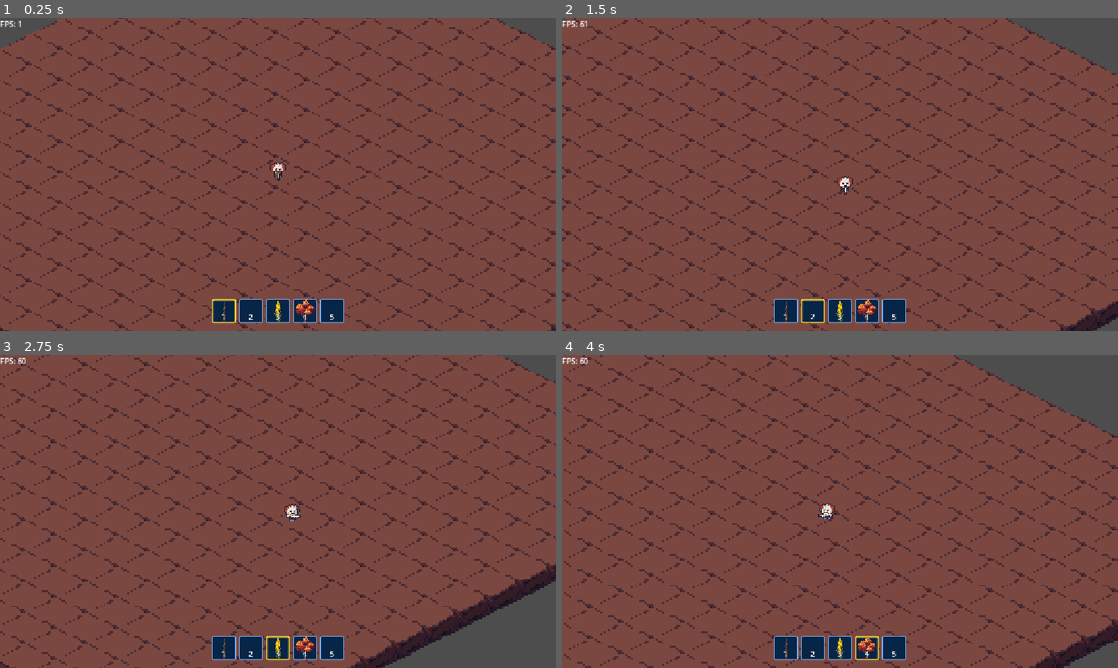
Above: before the commit, frames 1-4 (two rows, left to right).
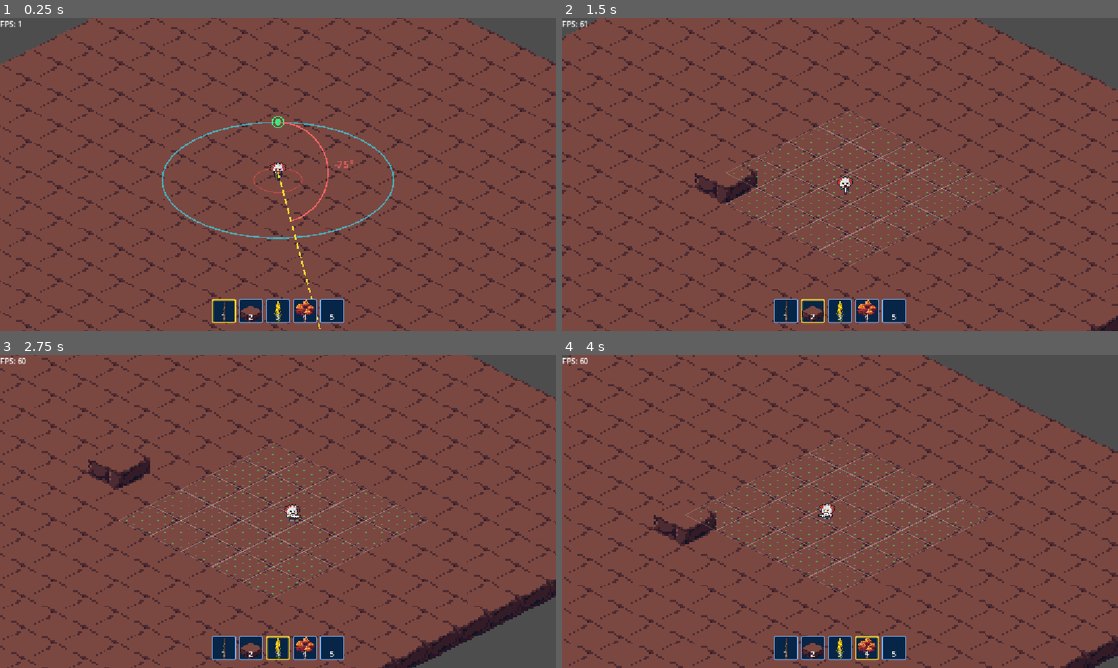
Above: after the commit, the same moments.

Repository: Luo-Mio/ColdWave2047
Game: Godot game, scene res://scene/main_scene.tscn
Same seed, same stepped clock (60 frames per second), same inputs: the game is played once before the commit and once after it.
Inputs (mouse positions are in pixels of both pictures, inside the frame that each line leads up to):
- Up to frame 1 (0.25 s): no input
- Up to frame 2 (1.5 s): tap Enter at 0.5 s; move the mouse to (962, 158) at 0.52 s; hold D (move_right) 0.53-1.28 s; tap 1 at 0.6 s; click (962, 158) at 0.67 s; move the mouse to (728, 190) at 1.27 s; hold S (move_down) from 1.28 s (still down); tap 2 at 1.35 s; click (728, 190) at 1.42 s
- Up to frame 3 (2.75 s): move the mouse to (333, 442) at 2.02 s; release S (move_down) at 2.03 s; hold D (move_right) from 2.03 s (still down); tap 3 at 2.1 s; click (333, 442) at 2.17 s
- Up to frame 4 (4 s): move the mouse to (812, 574) at 2.77 s; release D (move_right) at 2.78 s; hold W (move_up) 2.78-3.53 s; tap 4 at 2.85 s; click (812, 574) at 2.92 s; move the mouse to (1006, 558) at 3.52 s; hold A (move_left) from 3.53 s (still down); tap 5 at 3.6 s; click (1006, 558) at 3.67 s

The runs differ from the first frame. In frame 1, 18% of the frame differs, in the area x 0-100%, y 0-100%; in frame 2, 19%; in frame 3, 20%; in frame 4, 19%.
Error before the commit: Parse Error: Expected indented block after "if" block. (res://script/world/main_scene.gd:91)

Commit message:
优化俯仰角手感曲线

Diff:
--- a/script/components/aim_controller.gd
+++ b/script/components/aim_controller.gd
@@ -6,7 +6,8 @@
 @export var radius_deadzone: float = 25.0    # 内圈死区半径 (像素)
 @export var radius_horizontal: float = 120.0 # 基准水平射击半径 (θ = 0°)
 @export var radius_max: float = 260.0        # 最大仰角半径
-@export var max_pitch_deg: float = 75      # 最大俯仰角 (±45度)
+@export var max_pitch_deg: float = 75.0      # 最大俯仰角 (度数)
+@export var pitch_curve_power: float = 4.0   # 手感响应指数 (默认 y = x^4 深U形，越靠近基准环影响越小)
 
 # 当前计算状态
 var azimuth_rad: float = 0.0                 # 地面 360° 水平方位角 (0 ~ 2π)
@@ -36,17 +37,22 @@
 		azimuth_rad = atan2(2.0 * dy, dx)
 		_last_valid_azimuth = azimuth_rad
 
-		# 3. 计算 3D 俯仰角 (Pitch)
-		if r_iso <= radius_horizontal:
-			var t := (r_iso - radius_deadzone) / maxf(radius_horizontal - radius_deadzone, 1.0)
-			t = clampf(t, 0.0, 1.0)
-			var smooth_t := t * t * (3.0 - 2.0 * t)
-			pitch_rad = deg_to_rad(lerpf(-max_pitch_deg, 0.0, smooth_t))
+		# 3. 计算二维手感响应坐标 (x: 离基准环的相对偏移, y: 俯仰角输出)
+		# 基准环上 x = 0；环内测 x < 0；外侧 x > 0
+		if r_iso >= radius_horizontal:
+			# 外侧仰角区间 [R0, R_max] -> norm_x ∈ [0.0, 1.0]
+			var norm_x := (r_iso - radius_horizontal) / maxf(radius_max - radius_horizontal, 1.0)
+			norm_x = clampf(norm_x, 0.0, 1.0)
+			# y = x^4 深度 U 形曲线：靠近零点平缓如镜，边缘陡峭拉升
+			var curve_y := pow(norm_x, pitch_curve_power)
+			pitch_rad = deg_to_rad(curve_y * max_pitch_deg)
 		else:
-			var t := (r_iso - radius_horizontal) / maxf(radius_max - radius_horizontal, 1.0)
-			t = clampf(t, 0.0, 1.0)
-			var smooth_t := t * t * (3.0 - 2.0 * t)
-			pitch_rad = deg_to_rad(lerpf(0.0, max_pitch_deg, smooth_t))
+			# 内侧俯角区间 [R_dead, R0] -> norm_x ∈ [-1.0, 0.0]
+			var norm_x := (r_iso - radius_horizontal) / maxf(radius_horizontal - radius_deadzone, 1.0)
+			norm_x = clampf(norm_x, -1.0, 0.0)
+			# y = -|x|^4 深度 U 形曲线
+			var curve_y := pow(absf(norm_x), pitch_curve_power)
+			pitch_rad = deg_to_rad(-curve_y * max_pitch_deg)
 
 	# 4. 合成标准的 3D 空间单位朝向向量 (X: 东, Y: 南, Z: 上)
 	var cos_p := cos(pitch_rad)
@@ -60,13 +66,15 @@
 
 	aim_vector_3d = Vector3(grid_dir_2d.x * cos_p, grid_dir_2d.y * cos_p, sin_p).normalized()
 
-# 获取 2D 屏幕投影的射击方向向量
+# 获取 2D 屏幕投影的射击方向向量 (严格 2:1 等距地面与垂直 Z 轴合成)
 func get_screen_aim_direction() -> Vector2:
-	# 3D 空间 (x, y, z) 投影到 64x32 屏幕：
-	# screen_x = (x - y) * 32.0, screen_y = (x + y) * 16.0 - z * 16.0
-	var sx := (aim_vector_3d.x - aim_vector_3d.y) * 32.0
-	var sy := (aim_vector_3d.x + aim_vector_3d.y) * 16.0 - aim_vector_3d.z * 16.0
-	return Vector2(sx, sy).normalized()
+	var cos_p := cos(pitch_rad)
+	var sin_p := sin(pitch_rad)
+	var cos_a := cos(azimuth_rad)
+	var sin_a := sin(azimuth_rad)
+
+	var screen_v := Vector2(cos_p * cos_a, cos_p * sin_a * 0.5 - sin_p)
+	return screen_v.normalized()
 
 # 获取当前俯仰角度（度数，用于 UI 或调试显示）
 func get_pitch_degrees() -> float:
--- a/script/entities/magic_orb.gd
+++ b/script/entities/magic_orb.gd
@@ -23,17 +23,20 @@
 	# 站在 start_floor 楼层时，飞弹从该楼层表面上方 +10 像素（胸口位置）出膛
 	height_px = float(start_floor) * 16.0 + 10.0
 
-	# 1. 严格使用等距 3D 投影基底计算屏幕分量，确保与激光瞄准线 100% 同构重合！
-	var sx: float = (aim_3d.x - aim_3d.y) * 32.0
-	var sy_ground: float = (aim_3d.x + aim_3d.y) * 16.0
-	var sz: float = aim_3d.z * 16.0
+	# 1. 纯净 3D 物理速度分解
+	var horiz_length := sqrt(aim_3d.x * aim_3d.x + aim_3d.y * aim_3d.y)
+	var v_horiz := speed * horiz_length
+	velocity_z = aim_3d.z * speed
 
-	var total_screen_vec := Vector2(sx, sy_ground - sz)
-	var scale_factor: float = speed / maxf(total_screen_vec.length(), 0.001)
-
-	# 2. 地面平移速度向量 与 垂直爬升/俯冲速度
-	velocity_ground = Vector2(sx, sy_ground) * scale_factor
-	velocity_z = sz * scale_factor
+	# 2. 真实 2:1 等距地面速度分解 (X轴全速, Y轴压缩为 0.5 倍，形成严格 2:1 椭圆地面落点)
+	if horiz_length > 0.001:
+		var gx := aim_3d.x / horiz_length
+		var gy := aim_3d.y / horiz_length
+		var cos_a := (gx - gy) / sqrt(2.0)
+		var sin_a := (gx + gy) / sqrt(2.0)
+		velocity_ground = Vector2(cos_a, sin_a * 0.5) * v_horiz
+	else:
+		velocity_ground = Vector2.ZERO
 
 	_update_3d_transform_and_sorting()
 
--- a/script/world/main_scene.gd
+++ b/script/world/main_scene.gd
@@ -85,10 +85,8 @@
 		if hotbar_node and hotbar_node.has_method("get_active_item"):
 			active_item = hotbar_node.call("get_active_item")
 
-		# 【武器模式】：只有手持法杖时，左键才发射魔法飞弹！
 		# 【武器模式】：手持法杖时，左键发射 MagicOrb，右键发射 Light！
 		if active_item.get("type") == 2: # 2 = WEAPON
-			if event.button_index == MOUSE_BUTTON_LEFT:
 			if event.button_index == MOUSE_BUTTON_LEFT or event.button_index == MOUSE_BUTTON_RIGHT:
 				var player: Node2D = get_node_or_null("sortworld/CharacterBody2D")
 				if player and aim_controller:
@@ -98,7 +96,6 @@
 
 					var aim_3d: Vector3 = aim_controller.aim_vector_3d
 					if aim_3d.length_squared() > 0.01:
-						var orb := MagicOrbScene.instantiate() as Node2D
 						var scene_to_spawn: PackedScene = MagicOrbScene if event.button_index == MOUSE_BUTTON_LEFT else LightOrbScene
 						var orb := scene_to_spawn.instantiate() as Node2D
 						sort_world.add_child(orb)
